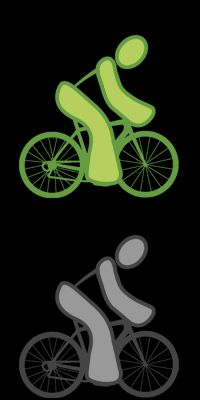
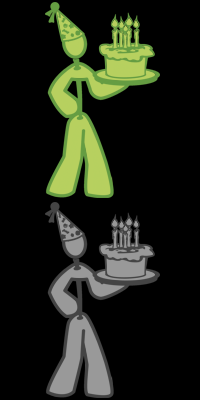
Revision of a layered (200, 400) image; what changed, layer by layer:
showed group "birthday" (6 layers) over (45, 2, 160, 398)
hid group "sports" (6 layers) over (19, 35, 180, 398)
